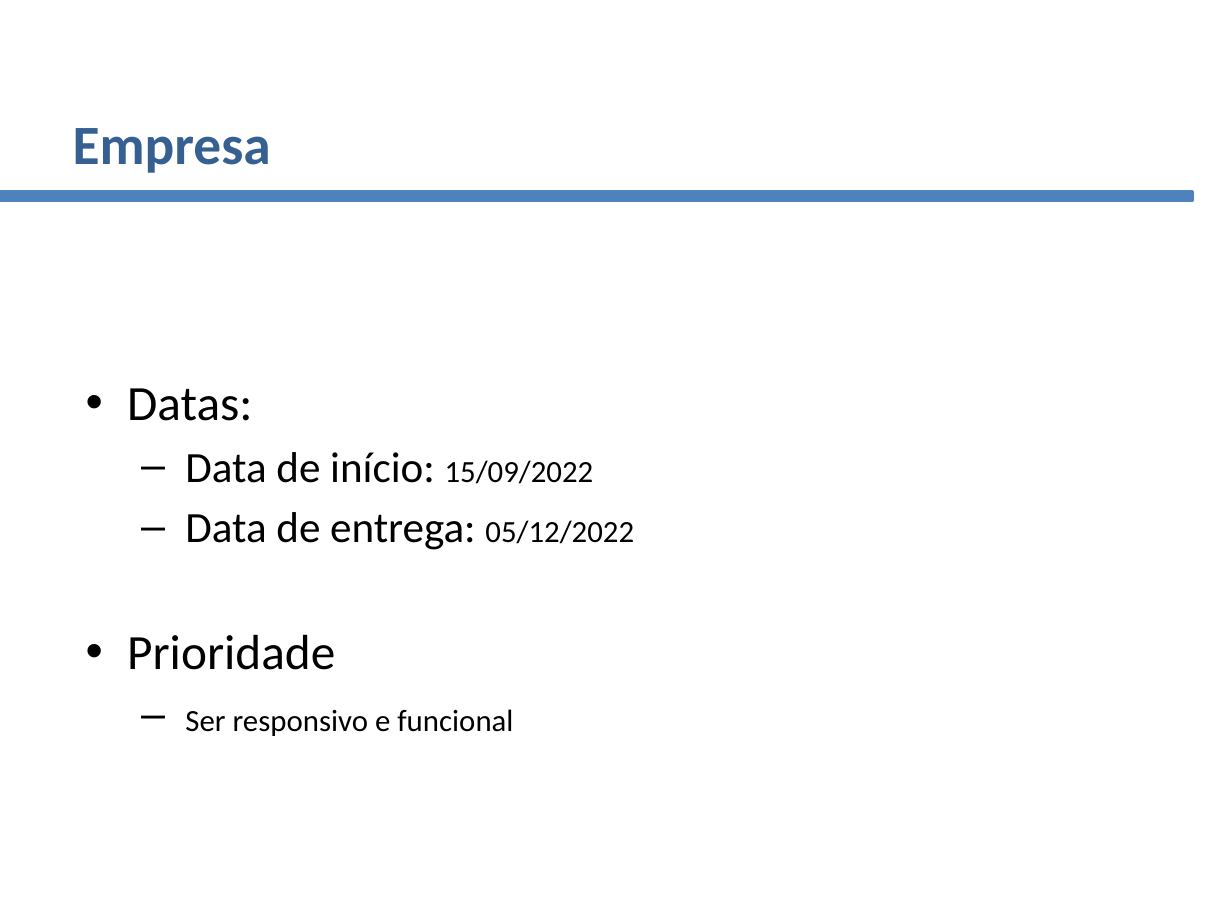
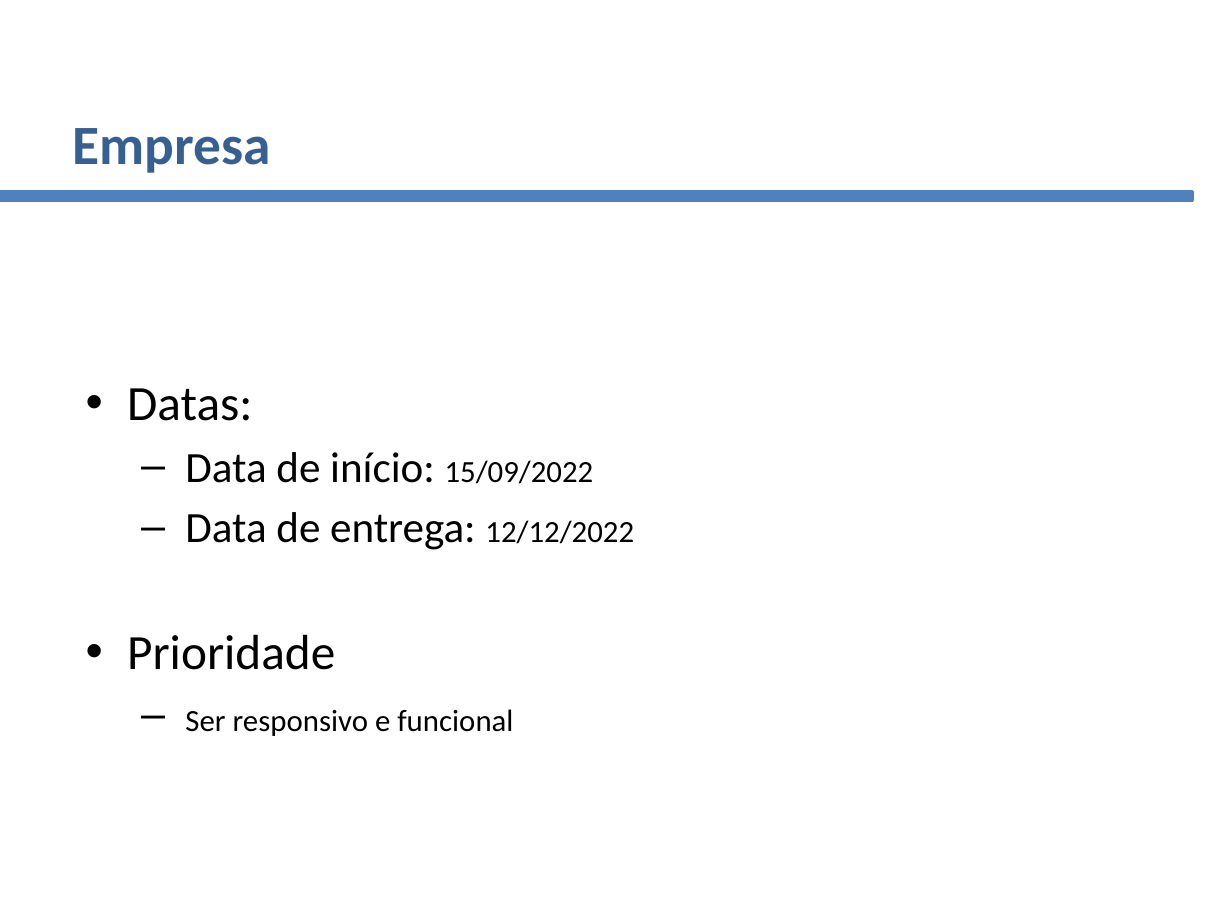
Before and after one commit to matheusg-dev/ProjetoDelivery_TCC, a slide deck: slide 5 of assets/documentacao_abnt/PowerPoint Projeto Final SENAI.pptx. Drawn at 1232x924 pixels with LibreOffice and Linux fonts; fonts in the diff are those of the drawing; background and template pictures are left out. Boxes give left, top, right and bottom in pixels: in the first picture for what was removed or moved away, otherwise in the second. Text is boxed around its words. In the diff, an @@ line names an element or a change of style, - is before the commit and + after.

```diff
--- a/assets/documentacao_abnt/PowerPoint Projeto Final SENAI.pptx
+++ b/assets/documentacao_abnt/PowerPoint Projeto Final SENAI.pptx
@@ text at <box>185,512,634,550</box>: text changed @@
-  – Data de entrega: 05/12/2022
+  – Data de entrega: 12/12/2022
```
Also in this commit, not shown: 3 other slides changed, 7 other files.
